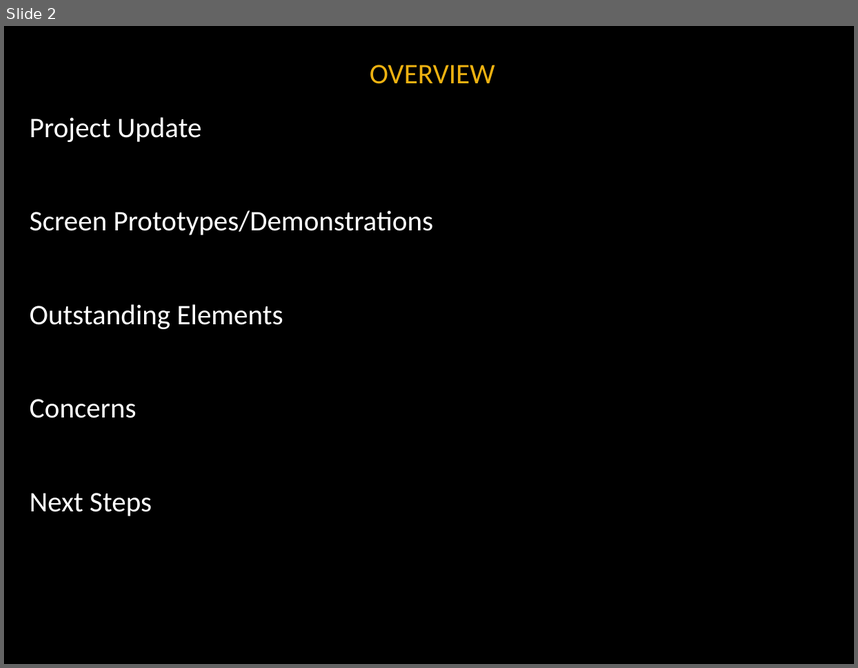
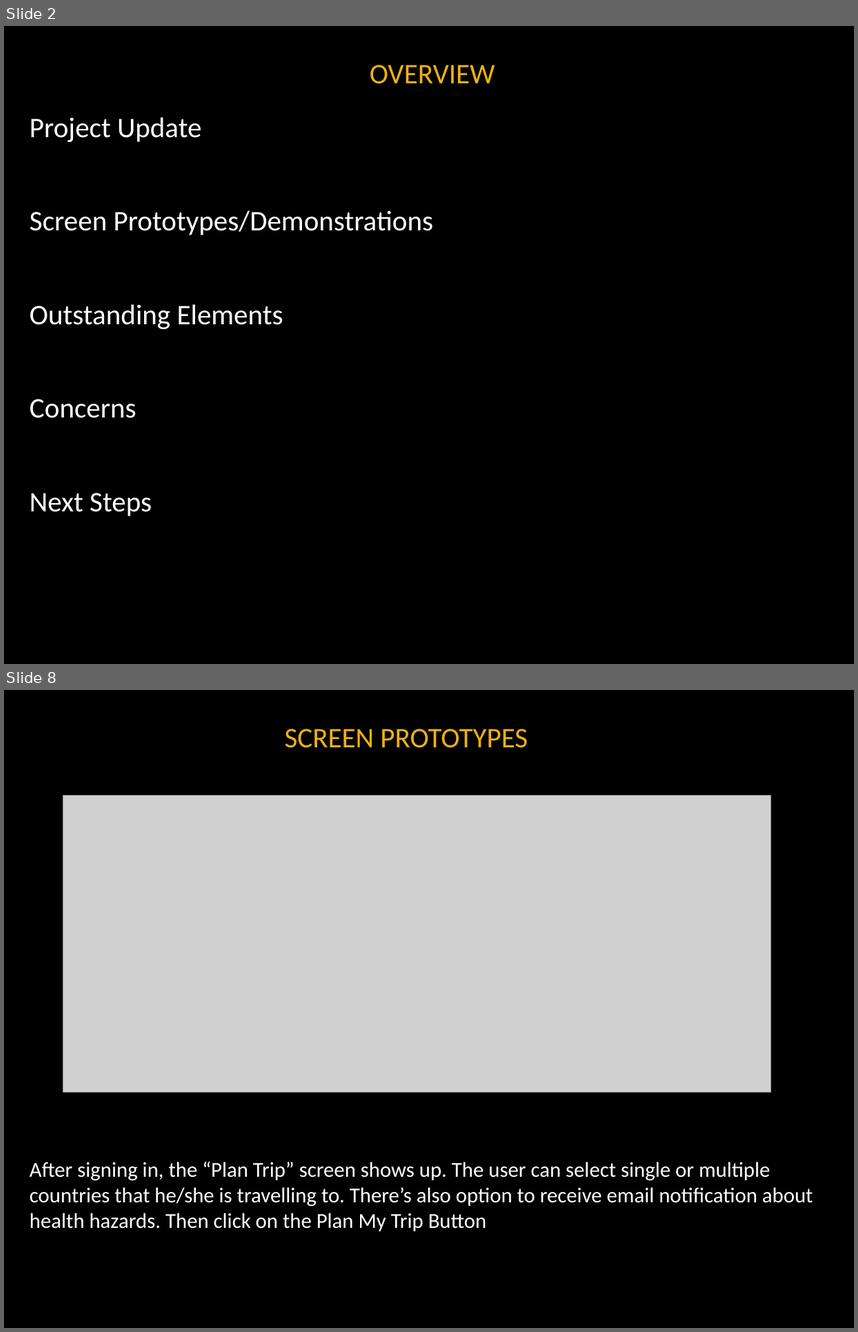
Before and after one commit to noanadler/RockStars, a slide deck: Deliverable3/Presentation/Rock_Stars_Presentation.pptx. Shown one above the other, each under a label of ours: slide 2 before the commit, slides 2 and 8 after it; the slides between them are not shown. The pictures are 858x668 and 858x1332 pixels, drawn with LibreOffice and Linux fonts; fonts in the diff are those of the drawing; grey boxes stand for pictures; background and template pictures are left out. Boxes give left, top, right and bottom in pixels: in the first picture for what was removed or moved away, otherwise in the second. Text is boxed around its words. In the diff, an @@ line names an element or a change of style, - is before the commit and + after.

```diff
--- a/Deliverable3/Presentation/Rock_Stars_Presentation.pptx
+++ b/Deliverable3/Presentation/Rock_Stars_Presentation.pptx
@@ slide 8 added at <box>4,690,854,1328</box>, background #000000 @@
@@ title added at <box>285,729,528,748</box>, 24 pt, text #EEB211 @@
+SCREEN PROTOTYPES
@@ picture added at <box>63,796,771,1092</box> @@
@@ text added at <box>30,1161,813,1231</box>, 18 pt, text #FFFFFF @@
+After signing in, the “Plan Trip” screen shows up. The user can select single or multiple countries that he/she is travelling to. There’s also option to receive email notification about health hazards. Then click on the Plan My Trip Button
```
Also in this commit, not shown: 8 slides changed, 7 other slides added, 4 slides removed.
